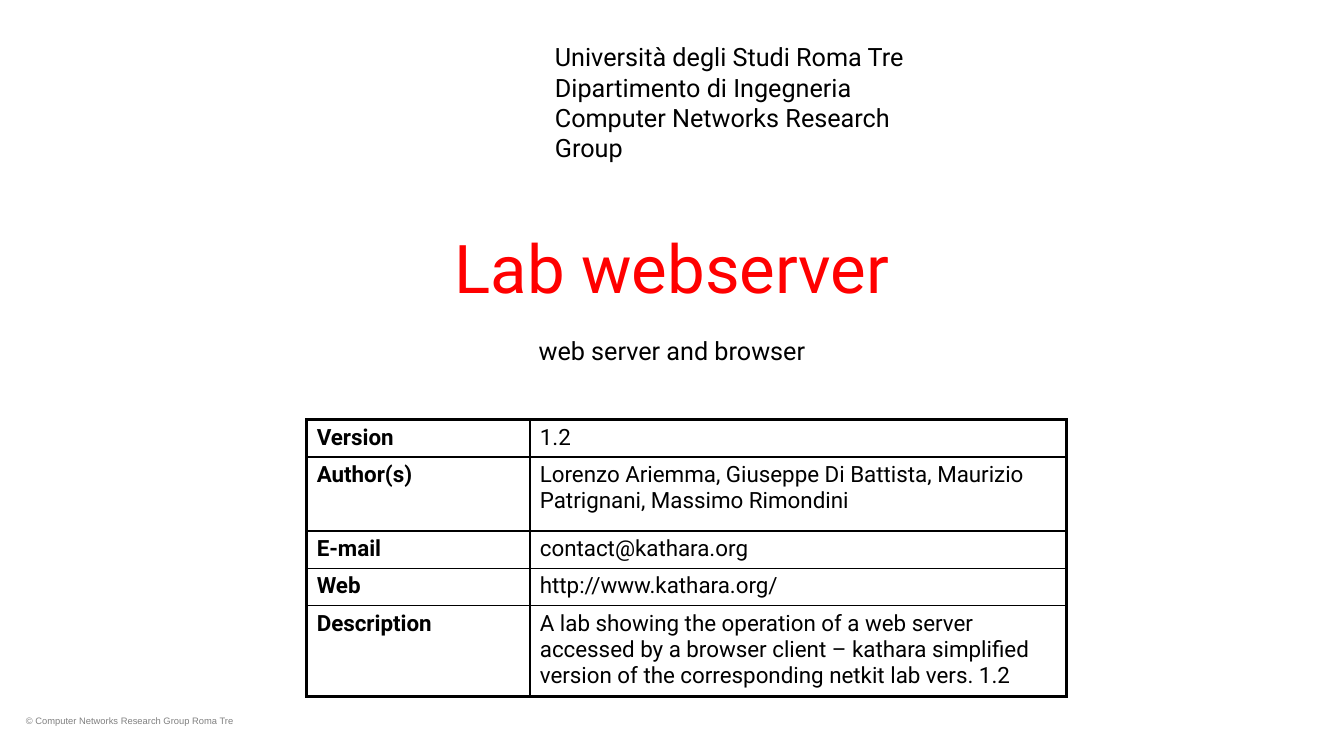
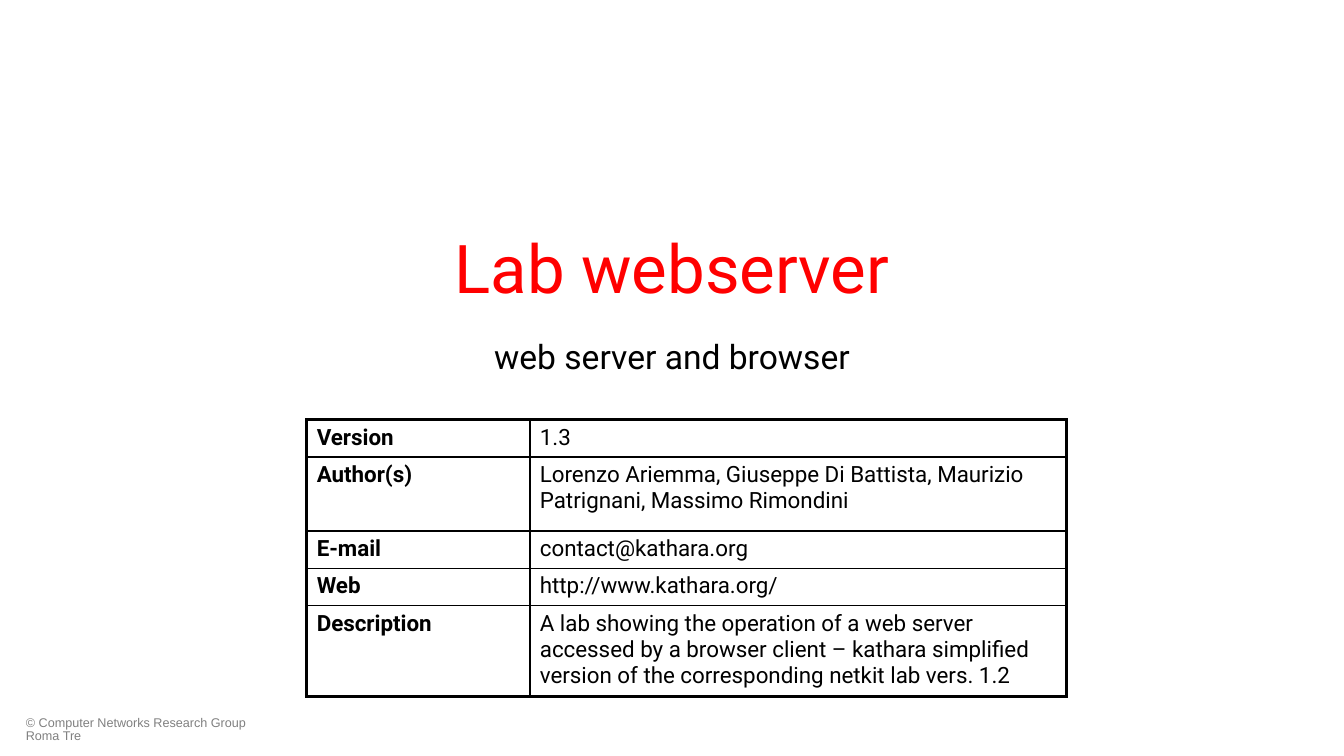
Before and after one commit to KatharaFramework/Kathara-Labs, a slide deck: slide 1 of main-labs/application-level/web-server/008-kathara-lab_web-server.pptx. Drawn at 1344x756 pixels with LibreOffice and Linux fonts; fonts in the diff are those of the drawing; background and template pictures are left out. Boxes give left, top, right and bottom in pixels: in the first picture for what was removed or moved away, otherwise in the second. Text is boxed around its words. In the diff, an @@ line names an element or a change of style, - is before the commit and + after.

Commit message:
Updated webserver slides

```diff
--- a/main-labs/application-level/web-server/008-kathara-lab_web-server.pptx
+++ b/main-labs/application-level/web-server/008-kathara-lab_web-server.pptx
@@ text removed at <box>555,47,904,132</box> @@
-Università degli Studi Roma Tre
-Dipartimento di Ingegneria
-Computer Networks Research Group
@@ subtitle "web server and browser" at <box>494,343,850,370</box>: size 18 to 24 pt; more space between paragraphs @@
@@ table at <box>307,420,1066,697</box> @@
-row 1, column 2: 1.2
+row 1, column 2: 1.3
@@ text "© Computer Networks Research Group ..." at <box>26,718,246,740</box>: size 6.8 to 9 pt @@
```
Also in this commit, not shown: 12 other slides changed, 1 other file.
